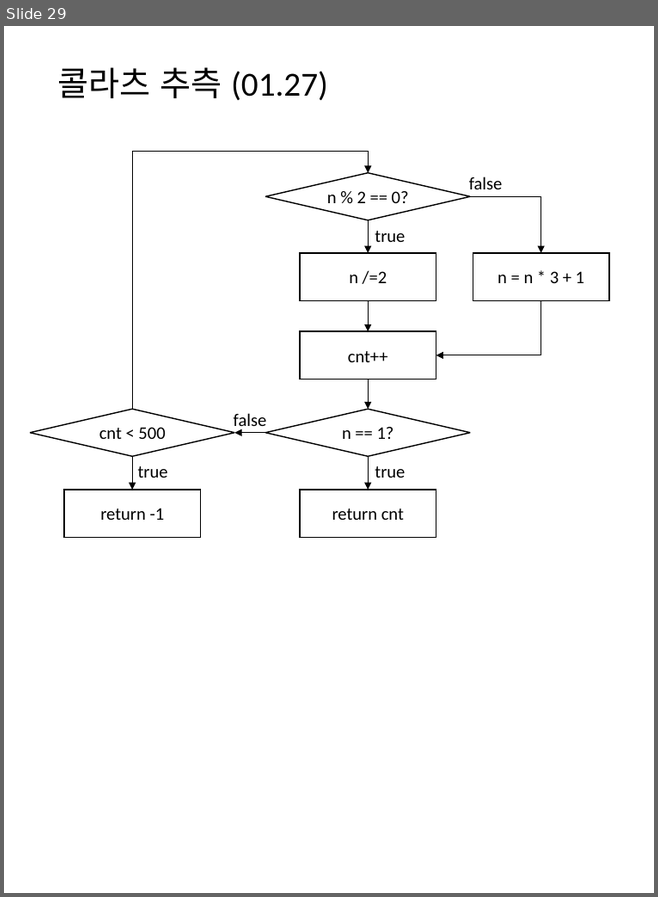
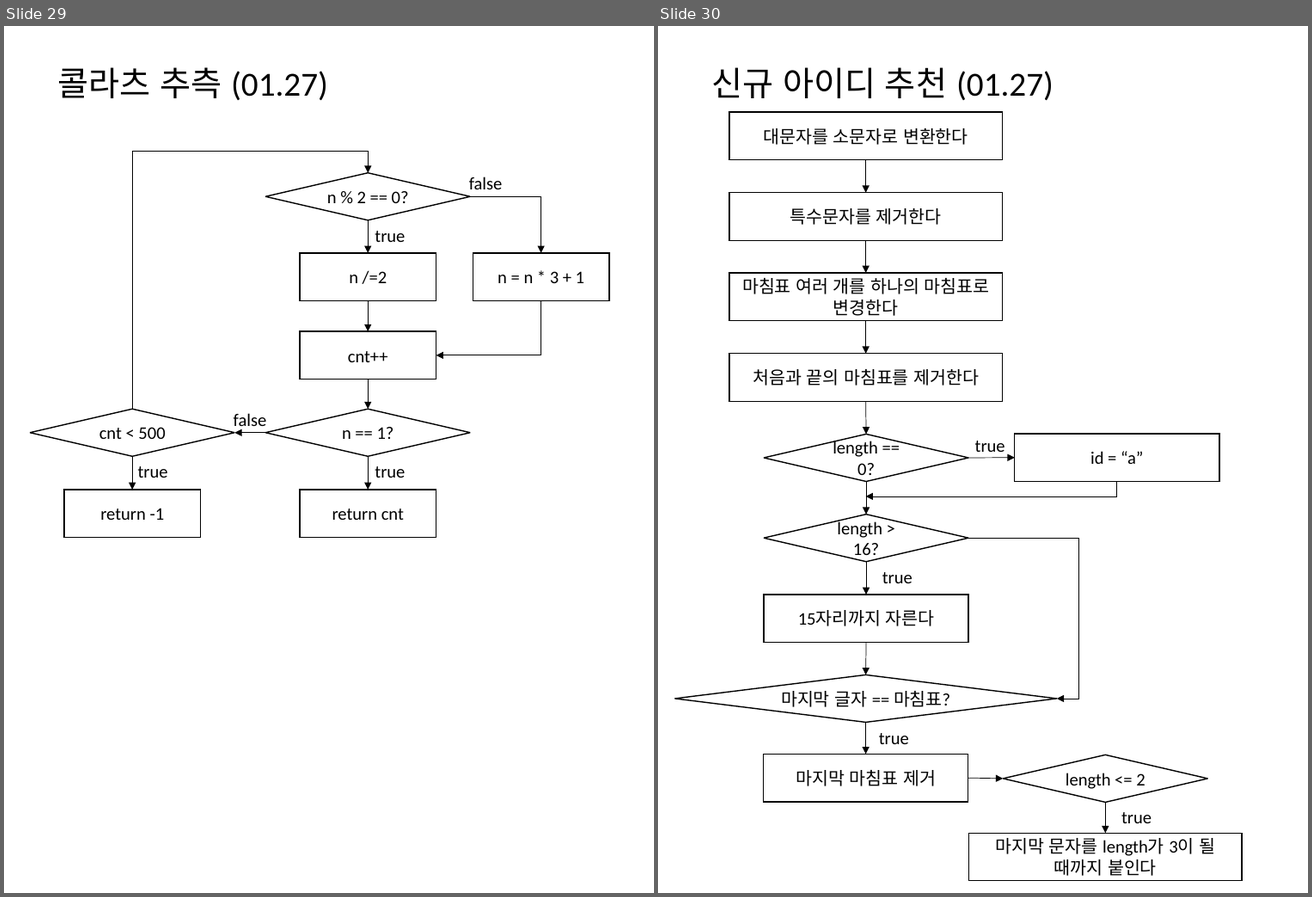
Before and after one commit to mornings9047/Algorithms_Programmers, a slide deck: 알고리즘_프로그래머스_Level01_순서도.pptx. Shown side by side, each under a label of ours: slide 29 before the commit, slides 29 and 30 after it. The pictures are 658x897 and 1312x897 pixels, drawn with LibreOffice and Linux fonts; fonts in the diff are those of the drawing. Boxes give left, top, right and bottom in pixels: in the first picture for what was removed or moved away, otherwise in the second. Text is boxed around its words. In the diff, an @@ line names an element or a change of style, - is before the commit and + after.

Commit message:
신규 아이디 추천

```diff
--- a/알고리즘_프로그래머스_Level01_순서도.pptx
+++ b/알고리즘_프로그래머스_Level01_순서도.pptx
@@ slide 30 added at (x1=658, y1=26, x2=1308, y2=893), background #FFFFFF @@
@@ title added at (x1=711, y1=67, x2=1054, y2=101), 28 pt, text #000000 @@
+신규 아이디 추천 (01.27)
@@ group added at (x1=674, y1=112, x2=1242, y2=881): 11 arrows, 8 rectangles, 4 diamonds, 4 texts, 2 elbow arrows @@
+대문자를 소문자로 변환한다
+특수문자를 제거한다
+처음과 끝의 마침표를 제거한다
+마침표 여러 개를 하나의 마침표로 변경한다
+length == 0?
+length > 16?
+id = “a”
+15자리까지 자른다
+마지막 글자 == 마침표?
+length <= 2
+마지막 마침표 제거
+true
+true
+true
+마지막 문자를 length가 3이 될 때까지 붙인다
+true
```
Also in this commit, not shown: 1 slide changed, 2 other files.
